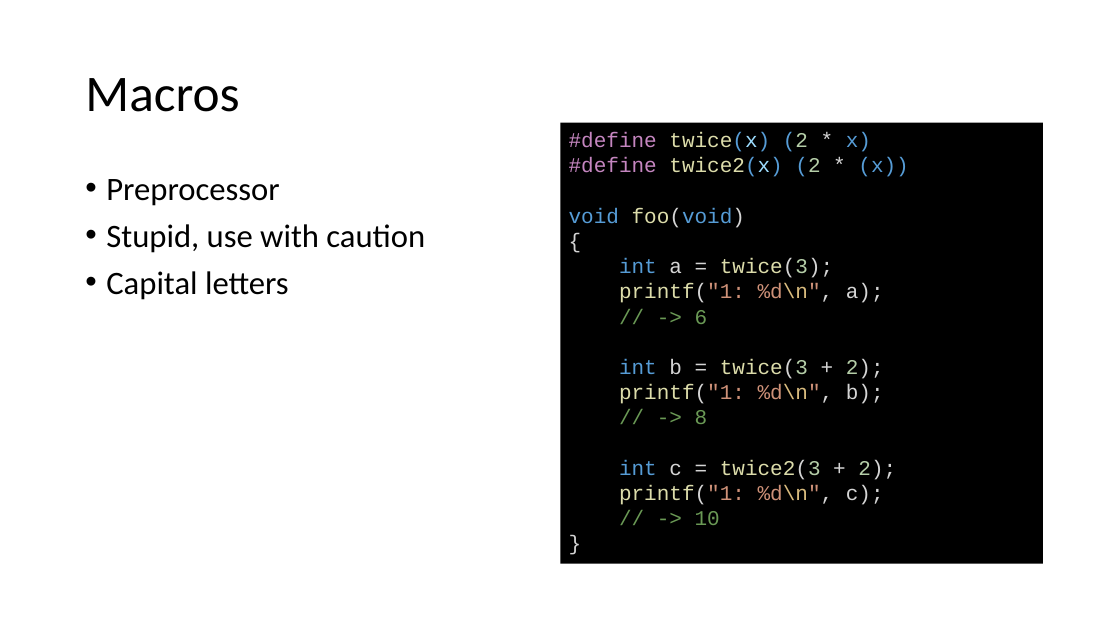
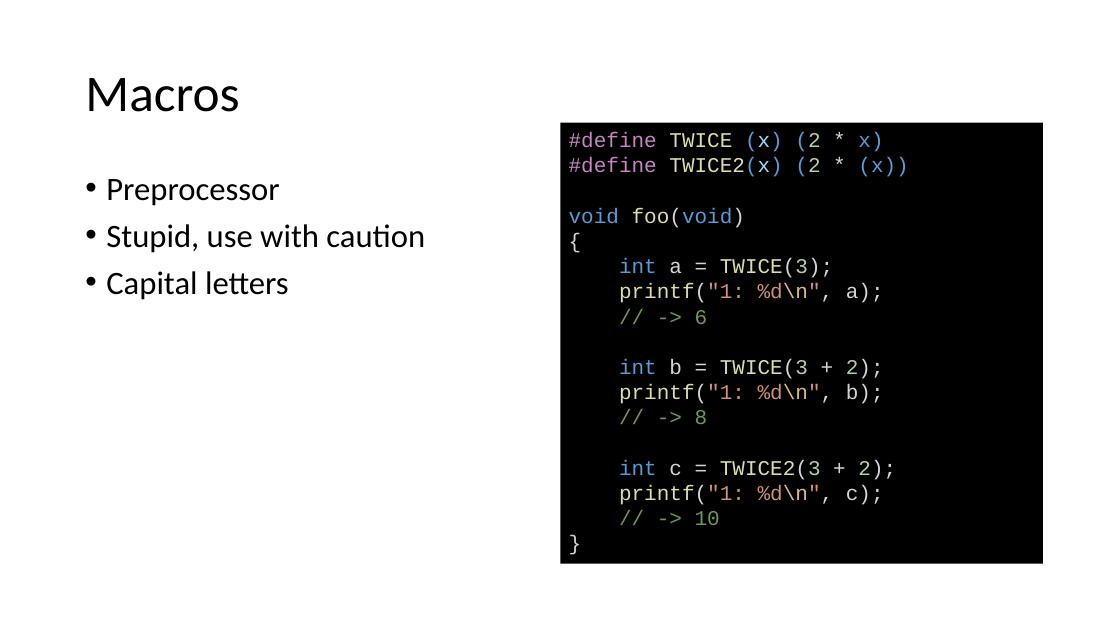
Before and after one commit to joelbygger/c_talk, a slide deck: slide 13 of presentation.pptx. Drawn at 1120x630 pixels with LibreOffice and Linux fonts; fonts in the diff are those of the drawing. Boxes give left, top, right and bottom in pixels: in the first picture for what was removed or moved away, otherwise in the second. Text is boxed around its words. In the diff, an @@ line names an element or a change of style, - is before the commit and + after.

Commit message:
Updates.

```diff
--- a/presentation.pptx
+++ b/presentation.pptx
@@ text in rectangle at (569,132,908,177): text changed @@
-#define twice(x) (2 * x)
-#define twice2(x) (2 * (x))
+#define TWICE (x) (2 * x)
+#define TWICE2(x) (2 * (x))
@@ text in rectangle at (619,258,833,278): text changed @@
-int a = twice(3);
+int a = TWICE(3);
@@ text in rectangle at (619,359,884,379): text changed @@
-int b = twice(3 + 2);
+int b = TWICE(3 + 2);
@@ text in rectangle at (619,460,896,480): text changed @@
-int c = twice2(3 + 2);
+int c = TWICE2(3 + 2);
```
Also in this commit, not shown: 9 other slides changed.
